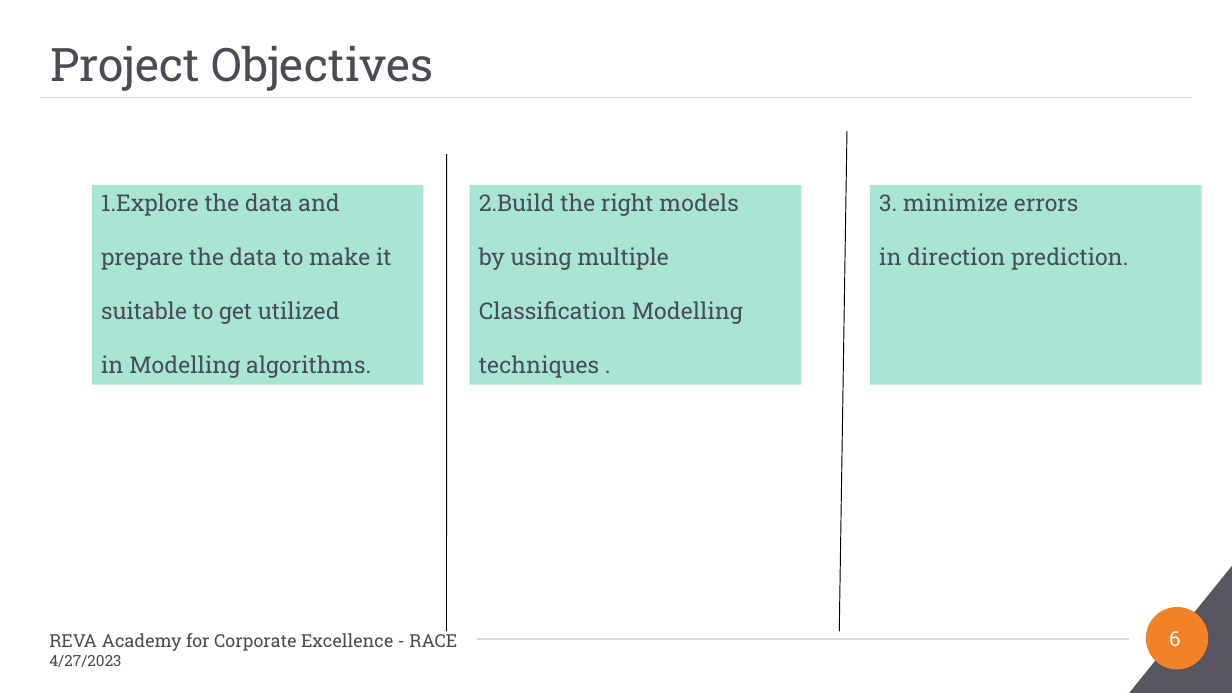
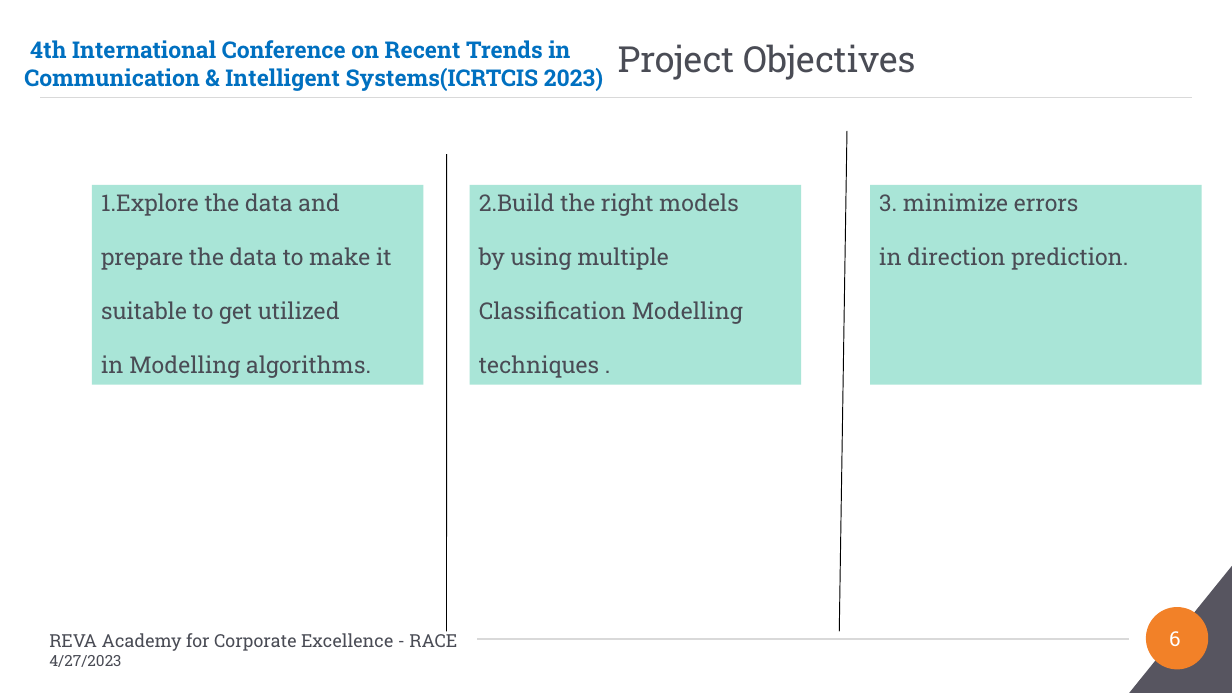
Before and after one commit to Embedded-org/ACCOMPLISHMENTS, a slide deck: slide 6 of RACE_CAPSTONE_PROJECT2/Conference_Paper2/PaperID-180_Direction Detection of Select Stocks with Machine Learning.pptx. Drawn at 1232x693 pixels with LibreOffice and Linux fonts; fonts in the diff are those of the drawing; background and template pictures are left out. Boxes give left, top, right and bottom in pixels: in the first picture for what was removed or moved away, otherwise in the second. Text is boxed around its words. In the diff, an @@ line names an element or a change of style, - is before the commit and + after.

```diff
--- a/RACE_CAPSTONE_PROJECT2/Conference_Paper2/PaperID-180_Direction Detection of Select Stocks with Machine Learning.pptx
+++ b/RACE_CAPSTONE_PROJECT2/Conference_Paper2/PaperID-180_Direction Detection of Select Stocks with Machine Learning.pptx
@@ title "Project Objectives": place and size @@
-title "Project Objectives" at (50, 46, 434, 91)
+title "Project Objectives" at (618, 44, 915, 80)
@@ title "Project Objectives" at (618, 44, 915, 80): size 36 to 28 pt @@
@@ text added at (24, 40, 603, 91), 18 pt, text #0070C0, bold @@
+4th International Conference on Recent Trends in Communication & Intelligent Systems(ICRTCIS 2023)
```
Also in this commit, not shown: 22 other slides changed.
